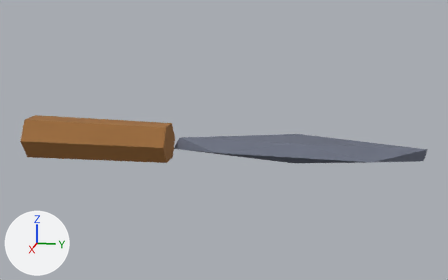
The glTF model assets/models/knife.glb: old version first, new version second.
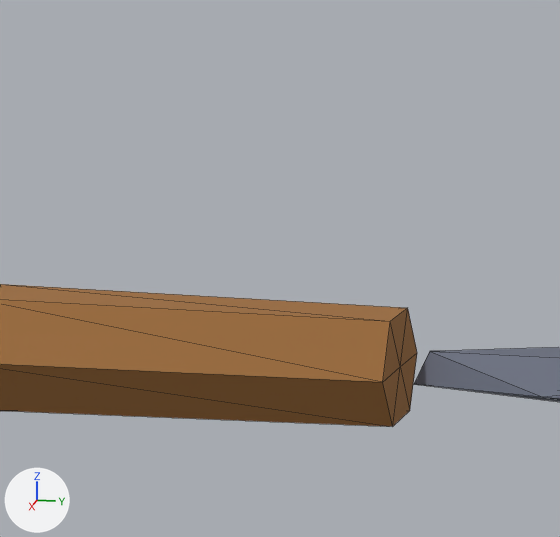
Old and new are each drawn whole from a 50 mm camera at (0.5049, 0.2093, 0.1311) aimed at (-0.0017, 0.108, 0.0044) and again close up on the part from 8% to 50% of the width and 7% to 71% of the height. The lights are fixed; the arrows at lower left show +X, +Y and +Z. The older version's two pictures come first. The close-ups show mesh edges as thin lines. Vertices at exactly the same position are counted once.

In view in the first close-up: 'knife'.
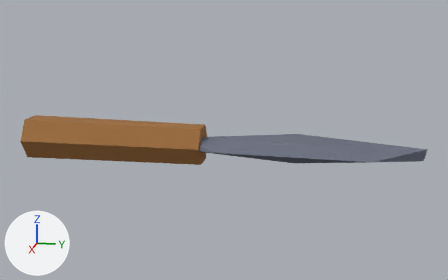
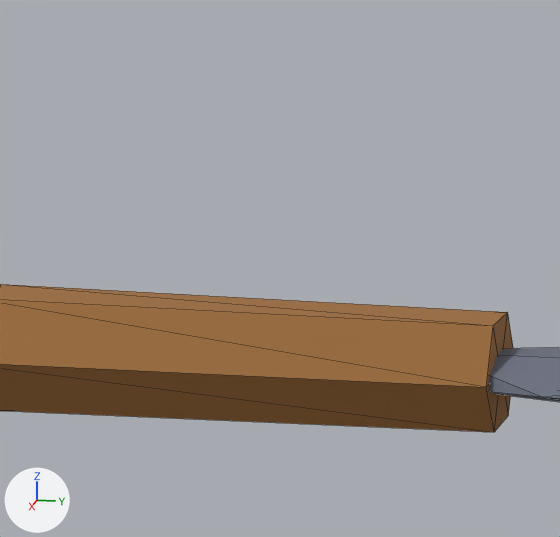
Pixel boxes [x1, y1, x2, y2] of what changed, in the close-ups (560 x 537 px; the box of a moved part takes in the faces that stretch with it):
'knife', reshaped
    before: [0, 284, 560, 427]
    after: [0, 284, 560, 432]
part 1 of me_knife, moved or reshaped
    before: [0, 286, 417, 427]
    after: [0, 286, 513, 432]

The change in detail:
me_knife has 26 vertices, 44 faces and spans x -0.028..0.029, y -0.07..0.275, z -0.017..0.017.
me_knife is used by ob_knife; location (0.0, 0.0, 0.0).
Before the commit, vertices of me_knife: 2 (0.009, 0.06, -0.016) at pixel (392, 426), 3 (0.018, 0.06, 0.0) at pixel (382, 382), 5 (0.0, 0.06, 0.0) at pixel (400, 366), 7 (-0.009, 0.06, -0.016) at pixel (409, 410), 9 (-0.018, 0.06, 0.0) at pixel (417, 352).
Before the commit, vertices of me_knife: 11 (-0.009, 0.06, 0.016) at pixel (407, 307), 13 (0.009, 0.06, 0.016) at pixel (390, 321).
Part 1, on me_knife:
Vertices 2, 3, 5, 7, 9, 11, 13 of me_knife move by (0.0, 0.03, 0.0).
